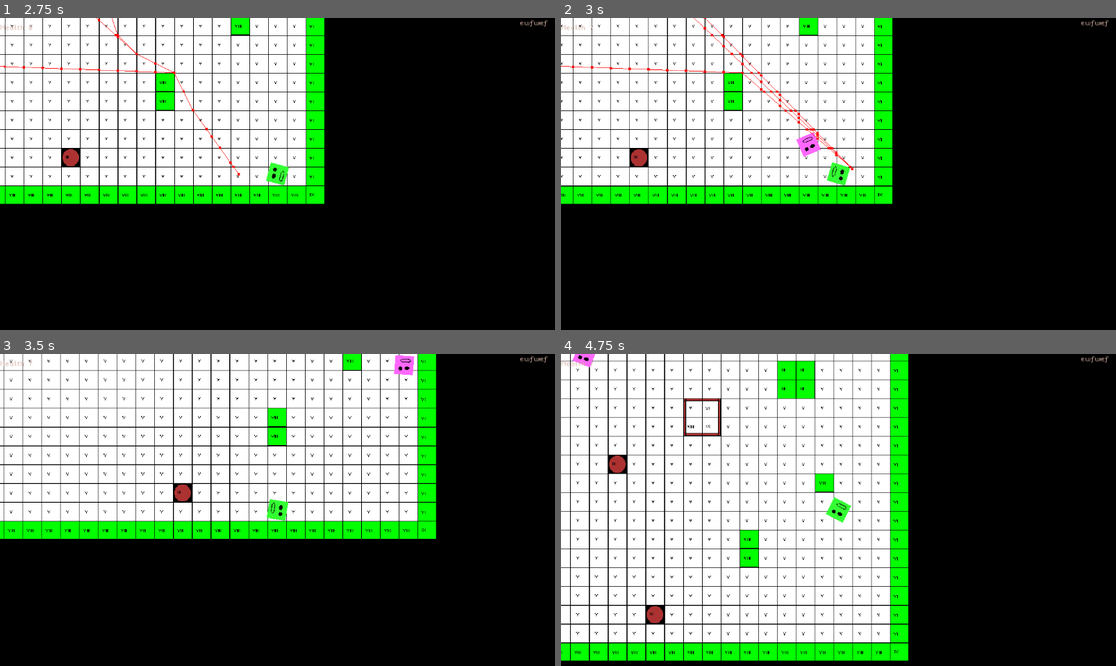
Above: before the commit, frames 1-4 (two rows, left to right).
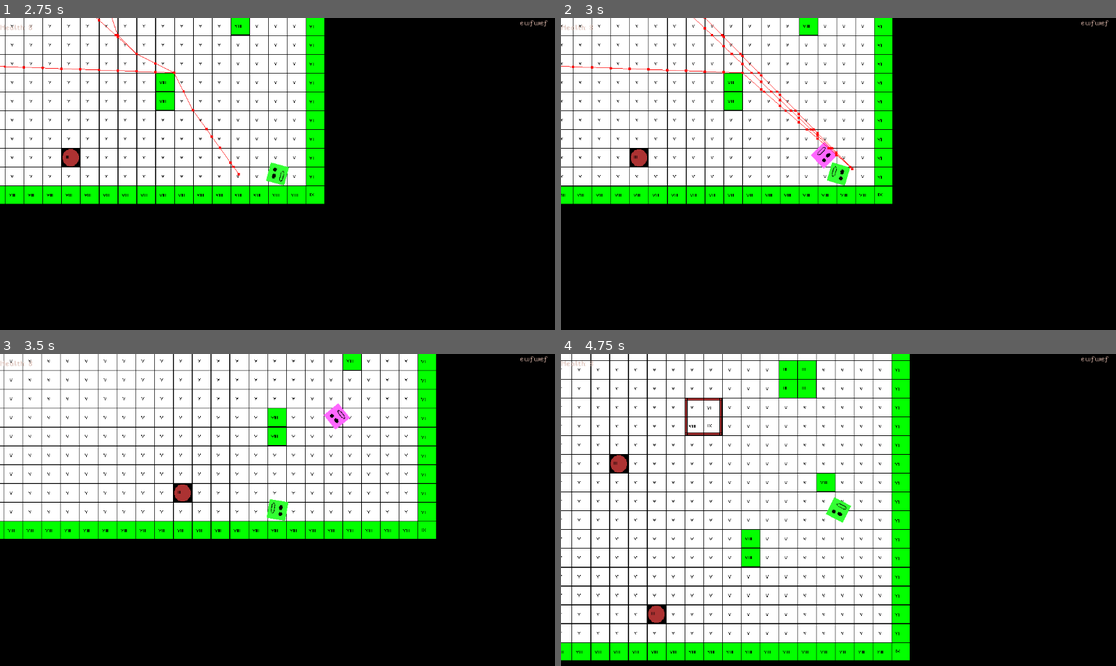
Above: after the commit, the same moments.

Repository: KayCat88/projecte_lliure_PTD
Game: Godot game, scene res://Nodes/Scene nodes/Levels/Tests/test.tscn
Two runs of this game, one before a commit and one after it. Both use one fixed random seed, a clock stepped at 60 frames per second and the inputs below. The engine's default icon, where the game draws it, is replaced by a stand-in: a white triangle on a blue panel in a dark square.
Inputs (mouse positions are in pixels of both pictures, inside the frame that each line leads up to):
- Up to frame 1 (2.75 s): tap Enter at 0.5 s; move the mouse to (399, 158) at 0.52 s; hold D (right) 0.53-1.28 s; tap J (j) at 0.6, 1.55 s; tap U (u) at 0.8, 1.35, 2.3 s; move the mouse to (166, 189) at 1.27 s; hold S (down) 1.28-2.03 s; tap Space at 2 s; move the mouse to (333, 105) at 2.02 s; hold D (right) from 2.03 s (still down); click (333, 105) at 2.1 s
- Up to frame 2 (3 s): move the mouse to (810, 236) at 2.77 s; release D (right) at 2.78 s; hold W (up) from 2.78 s (still down); right-click (810, 236) at 2.85 s
- Up to frame 3 (3.5 s): keep holding W (up); tap J (j) at 3.05 s
- Up to frame 4 (4.75 s): move the mouse to (1005, 556) at 3.52 s; release W (up) at 3.53 s; hold A (left) from 3.53 s (still down); tap J (j) at 3.6, 4.55 s; tap U (u) at 3.8, 4.35 s; move the mouse to (672, 463) at 4.27 s

Frame 1 is identical in both runs. In frame 2, 0.4% of the frame differs, in the area x 5-50%, y 2-49%; in frame 3, 0.4%; in frame 4, 13%, in the area x 0-63%, y 0-99%.

Commit message:
12/12/24

Diff:
--- /dev/null
+++ b/Projecte Lliure PTD/Nodes/Building nodes/Entity/Boxes/aim_assist.tscn
@@ -0,0 +1,12 @@
+[gd_scene load_steps=2 format=3 uid="uid://ctjaq0pa6l32w"]
+
+[ext_resource type="Script" path="res://Scripts/Building nodes/Entity/Boxes/aim_assist.gd" id="1_5qdrx"]
+
+[node name="aim_assist" type="Area2D"]
+collision_layer = 4
+collision_mask = 8
+monitorable = false
+script = ExtResource("1_5qdrx")
+
+[connection signal="body_entered" from="." to="." method="_on_body_entered"]
+[connection signal="body_exited" from="." to="." method="_on_body_exited"]
--- a/Projecte Lliure PTD/Nodes/Entity nodes/Enemies/larva.tscn
+++ b/Projecte Lliure PTD/Nodes/Entity nodes/Enemies/larva.tscn
@@ -42,6 +42,7 @@
 shape = SubResource("CircleShape2D_p4pye")
 
 [node name="hurt_box" parent="." node_paths=PackedStringArray("health_m") instance=ExtResource("5_fkiv8")]
+collision_layer = 8
 health_m = NodePath("../health_mananger")
 
 [node name="CollisionShape2D" type="CollisionShape2D" parent="hurt_box"]
--- a/Projecte Lliure PTD/Nodes/Entity nodes/Enemies/shooter_ant.tscn
+++ b/Projecte Lliure PTD/Nodes/Entity nodes/Enemies/shooter_ant.tscn
@@ -42,6 +42,7 @@
 shape = SubResource("CircleShape2D_vgv36")
 
 [node name="hurt_box" parent="." node_paths=PackedStringArray("health_m") instance=ExtResource("5_whq5w")]
+collision_layer = 8
 health_m = NodePath("../health_mananger")
 
 [node name="CollisionShape2D" type="CollisionShape2D" parent="hurt_box"]
--- a/Projecte Lliure PTD/Nodes/Entity nodes/Enemies/test_enemy.tscn
+++ b/Projecte Lliure PTD/Nodes/Entity nodes/Enemies/test_enemy.tscn
@@ -41,6 +41,7 @@
 shape = SubResource("CircleShape2D_48lx0")
 
 [node name="hurt_box" parent="." node_paths=PackedStringArray("health_m") instance=ExtResource("3_01226")]
+collision_layer = 8
 health_m = NodePath("../health_mananger")
 
 [node name="CollisionShape2D" type="CollisionShape2D" parent="hurt_box"]
--- a/Projecte Lliure PTD/Nodes/Entity nodes/Enemies/warrior_ant.tscn
+++ b/Projecte Lliure PTD/Nodes/Entity nodes/Enemies/warrior_ant.tscn
@@ -42,6 +42,7 @@
 shape = SubResource("CircleShape2D_7qcip")
 
 [node name="hurt_box" parent="." node_paths=PackedStringArray("health_m") instance=ExtResource("5_fnsrv")]
+collision_layer = 8
 health_m = NodePath("../health_mananger")
 
 [node name="CollisionShape2D" type="CollisionShape2D" parent="hurt_box"]
--- a/Projecte Lliure PTD/Nodes/Entity nodes/Enemies/worker_ant.tscn
+++ b/Projecte Lliure PTD/Nodes/Entity nodes/Enemies/worker_ant.tscn
@@ -42,6 +42,7 @@
 shape = SubResource("CircleShape2D_wtpao")
 
 [node name="hurt_box" parent="." node_paths=PackedStringArray("health_m") instance=ExtResource("5_m4erf")]
+collision_layer = 8
 health_m = NodePath("../health_mananger")
 
 [node name="CollisionShape2D" type="CollisionShape2D" parent="hurt_box"]
--- a/Projecte Lliure PTD/Nodes/Entity nodes/Player/ball.tscn
+++ b/Projecte Lliure PTD/Nodes/Entity nodes/Player/ball.tscn
@@ -1,9 +1,10 @@
-[gd_scene load_steps=8 format=3 uid="uid://dyp72d2s8hhtb"]
+[gd_scene load_steps=10 format=3 uid="uid://dyp72d2s8hhtb"]
 
 [ext_resource type="Script" path="res://Scripts/Player/ball.gd" id="1_5g5p2"]
 [ext_resource type="Texture2D" uid="uid://cr5634cqj35hc" path="res://Assets/SPRITES/Player/PLAYER.png" id="2_2ioef"]
 [ext_resource type="Script" path="res://Scripts/Player/catchable_box.gd" id="3_6ke1b"]
 [ext_resource type="PackedScene" uid="uid://csmacf83jh8p6" path="res://Nodes/Building nodes/Entity/Boxes/hitbox.tscn" id="4_xbo7b"]
+[ext_resource type="PackedScene" uid="uid://ctjaq0pa6l32w" path="res://Nodes/Building nodes/Entity/Boxes/aim_assist.tscn" id="5_1l5ts"]
 
 [sub_resource type="CircleShape2D" id="CircleShape2D_h3tp5"]
 radius = 23.5
@@ -12,7 +13,10 @@
 radius = 28.0
 
 [sub_resource type="CircleShape2D" id="CircleShape2D_wsbo0"]
-radius = 28.0713
+radius = 24.0
+
+[sub_resource type="RectangleShape2D" id="RectangleShape2D_a2dk8"]
+size = Vector2(189, 121)
 
 [node name="ball" type="CharacterBody2D"]
 collision_layer = 4
@@ -39,7 +43,17 @@
 disabled = true
 
 [node name="Hitbox" parent="." node_paths=PackedStringArray("collider") instance=ExtResource("4_xbo7b")]
+collision_layer = 4
+collision_mask = 8
 collider = NodePath("CollisionShape2D")
 
 [node name="CollisionShape2D" type="CollisionShape2D" parent="Hitbox"]
 shape = SubResource("CircleShape2D_wsbo0")
+
+[node name="aim_assist" parent="." node_paths=PackedStringArray("ball") instance=ExtResource("5_1l5ts")]
+position = Vector2(41, -5)
+ball = NodePath("..")
+
+[node name="CollisionShape2D" type="CollisionShape2D" parent="aim_assist"]
+position = Vector2(52.5, 5.5)
+shape = SubResource("RectangleShape2D_a2dk8")
--- /dev/null
+++ b/Projecte Lliure PTD/Scripts/Building nodes/Entity/Boxes/aim_assist.gd
@@ -0,0 +1,40 @@
+extends Area2D
+
+var assist_strenght : float = 5
+var enemy_selected : enemy
+@export var ball : CharacterBody2D
+var dir : Vector2
+
+# Called when the node enters the scene tree for the first time.
+func _ready():
+	pass # Replace with function body.
+
+
+# Called every frame. 'delta' is the elapsed time since the previous frame.
+func _process(delta):
+	redirect()
+
+
+func _on_body_entered(body):
+
+	if body is enemy:
+
+		enemy_selected = body
+
+
+func _on_body_exited(body):
+
+	enemy_selected = null
+
+func redirect():
+	print(enemy_selected)
+	if enemy_selected != null:
+		dir = Vector2(enemy_selected.global_position.x - ball.global_position.x, enemy_selected.global_position.y - ball.global_position.y).normalized()
+		#ball.velocity = dir * ball.speed
+		#ball.global_position.x = move_toward(ball.global_position.x, enemy_selected.global_position.x, assist_strenght)
+		#ball.global_position.y = move_toward(ball.global_position.y, enemy_selected.global_position.y, assist_strenght)
+		ball.velocity.x = move_toward(ball.velocity.x, (dir * ball.speed).x, (assist_strenght/ball.initial_speed)*ball.speed)
+		ball.velocity.y = move_toward(ball.velocity.y, (dir * ball.speed).y, (assist_strenght/ball.initial_speed)*ball.speed)
+
+
+# Replace with function body.
--- a/Projecte Lliure PTD/Scripts/Player/ball.gd
+++ b/Projecte Lliure PTD/Scripts/Player/ball.gd
@@ -1,7 +1,7 @@
 extends CharacterBody2D
 
 
-var initial_speed = 500
+var initial_speed = 300
 var speed_loss = 0.8
 var speed : float
 var direction : Vector2
@@ -30,3 +30,4 @@
 		rotation_degrees *= cos(velocity.x)**-1
 		velocity.x *= speed_loss
 		velocity.y *= speed_loss
+		speed *= speed_loss
